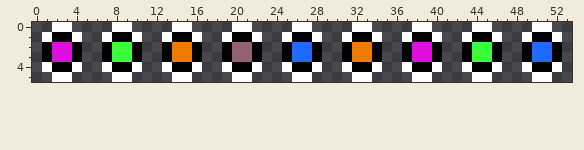
File history of a pixel-art sprite, visualizer/map_doors_small.png. This is how it looked before the edit.
The file is 162x18 pixels, drawn in blocks of 3x3; one block is one cell here.
The same view after the edit:
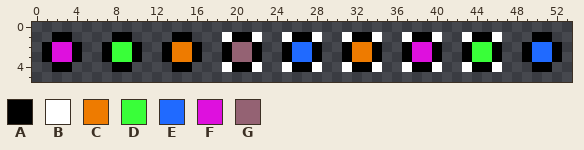
Palette (. is transparent): A #000000  B #ffffff  C #ee7b00  D #39ff39  E #206aff  F #de10de  G #946273
Message: Fix small doors image, make spoiler map gen with small doors only.
From old to new:
y 0: x 2..3 BB -> ..; x 8..9 BB -> ..; x 14..15 BB -> ..; x 20..21 BB -> ..; x 26..27 BB -> ..; x 32..33 BB -> ..; x 38..39 BB -> ..; x 44..45 BB -> ..; x 50..51 BB -> ..
y 1: x 1 B -> .; x 4 B -> .; x 7 B -> .; x 10 B -> .; x 13 B -> .; x 16 B -> .; x 49 B -> .; x 52 B -> .
y 4: x 1 B -> .; x 4 B -> .; x 7 B -> .; x 10 B -> .; x 13 B -> .; x 16 B -> .; x 49 B -> .; x 52 B -> .
y 5: x 2..3 BB -> ..; x 8..9 BB -> ..; x 14..15 BB -> ..; x 20..21 BB -> ..; x 26..27 BB -> ..; x 32..33 BB -> ..; x 38..39 BB -> ..; x 44..45 BB -> ..; x 50..51 BB -> ..
